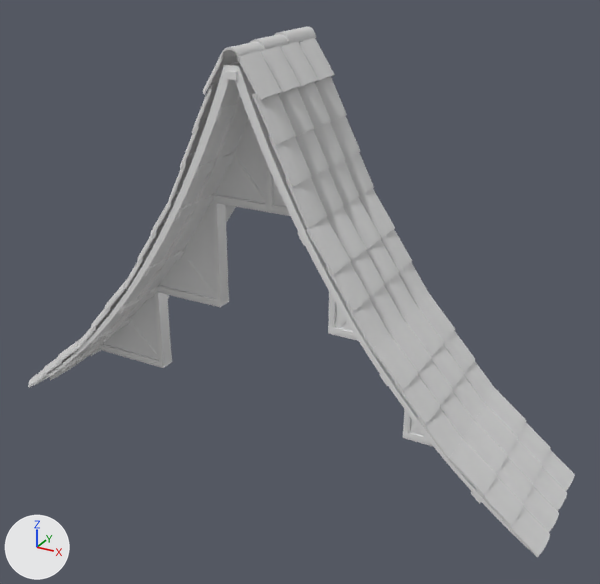
A saved change to the FBX model Assets/Models/Tileset_Casa/L_Roof_Frame_Brick.fbx.
One viewpoint serves both versions: a camera (50 mm lens) standing at (59.73, -14.16, 11.25) and looking at (51.97, -0.04, 4.19). Lighting does not change. The marker at lower left points along +X, +Y and +Z. Where no turn or scale is listed for an object, it has been applied to the vertices. Vertices at the same position are counted once.
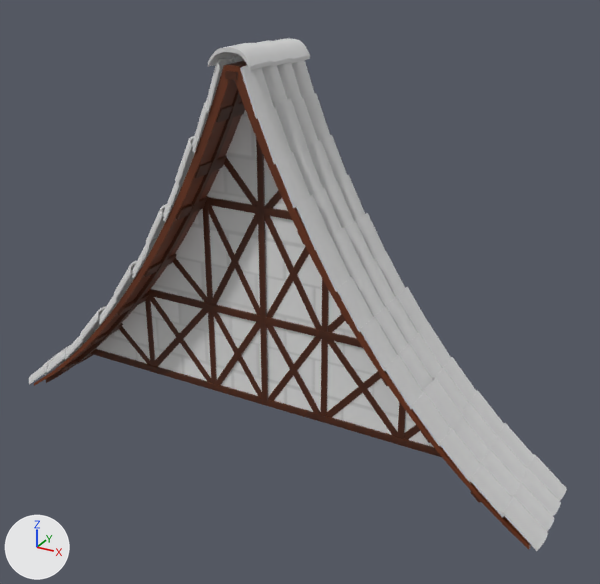
The newer file is also turned or shifted as a whole; pictures and numbers use the older file's frame.

Boxes (x1, y1, x2, y2) around the edits, measured in the pictures (600 x 584 px; the box of a moved part takes in the faces that stretch with it):
'Cube.025', deleted: before (28, 27, 575, 557)
'L_Roof_Frame_Brick', reshaped: before (34, 62, 530, 550); after (34, 60, 531, 550)
'Cube.013', added: after (29, 38, 567, 551)
'Cube.009', added (brown): after (91, 138, 442, 457)
'Cube.026', deleted: before (156, 202, 358, 341)
'Cube.014', deleted: before (99, 292, 433, 446)
'Cube.017', deleted: before (61, 71, 481, 504)
'Cube.010', added (brown): after (61, 71, 481, 503)
'Cube.016', deleted: before (212, 155, 290, 216)
part 1 of me_cube_148, moved or reshaped: before (91, 113, 423, 436); after (46, 61, 531, 550)
part 2 of me_cube_148, recoloured (grey to brown): (34, 65, 529, 549) in both
part 3 of me_cube_148, recoloured: before (50, 94, 243, 381); after (59, 92, 241, 376)

The change, as a list of edits to the scene's bpy script:
```text
Add img_l_roof_bf_png:
    img_l_roof_bf_png = load_image('L_Roof_BF.png', 'new/text/L_Roof_BF.png', 1024, 1024, 'sRGB')
Add img_l_wood_planks_png:
    img_l_wood_planks_png = load_image('L_Wood_Planks.png', 'new/text/L_Wood_Planks.png', 1024, 1024, 'sRGB')
Add img_l_roof_frame_png:
    img_l_roof_frame_png = load_image('L_Roof_Frame.png', 'new/text/L_Roof_Frame.png', 1024, 1024, 'sRGB')
Add mat_material_022:
    mat_material_022 = principled_material('Material.022')
    mat_material_022.texture = img_l_roof_bf_png
Add mat_material_018:
    mat_material_018 = principled_material('Material.018')
    mat_material_018.texture = img_l_wood_planks_png
Add mat_material_012:
    mat_material_012 = principled_material('Material.012')
    mat_material_012.texture = img_l_roof_frame_png
Change me_cube_148:
    used by ob_l_roof_frame_brick; location = (51.32, 0.0, 4.26)
    remove me_cube_148.from_pydata(...)  # 945 vertices, 981 faces; spans x -6.25..6.25, y -1.4..1.4, z -3.71..4.71
    remove me_cube_148.materials.append(mat_bricks_b_w_003)  # white #e7e7e7
    add me_cube_148.from_pydata(...)  # 929 vertices, 896 faces; spans x -6.25..6.25, y -1.4..0.68, z -3.71..4.71
    me_cube_148 part 1: 482 vertices moved from x -6.25..6.25, y -0.68..1.4, z -3.71..4.71 to x -6.25..6.25, y -1.0..0.68, z -3.71..4.71; 244 vertices removed from x -6.25..6.25, y -0.68..1.4, z -3.71..4.71; 228 vertices added at x -6.25..6.25, y -1.0..0.28, z -3.71..4.71
    me_cube_148 part 2: 262 faces spanning x -6.25..6.25, y -1.4..0.68, z -3.59..4.71 switch from mat_wood_005 (white #e7e7e7) to mat_material_022 (picture img_l_roof_bf_png)
    me_cube_148 part 3: 198 faces spanning x -6.25..6.25, y -1.0..0.68, z -3.71..4.62 switch from mat_wood_roof (white #e7e7e7) to mat_material_022 (picture img_l_roof_bf_png)
Add me_cube_046:
    me_cube_046.from_pydata(...)  # 5940 vertices, 5742 faces; spans x -6.52..6.48, y -1.12..1.12, z -4.07..4.55
    me_cube_046.materials.append(mat_roof)  # white #e7e7e7
Add me_cube_044:
    me_cube_044.from_pydata(...)  # 300 vertices, 300 faces; spans x -5.3..5.3, y -1.08..1.06, z -3.65..3.91
    me_cube_044.materials.append(mat_material_018)  # picture img_l_wood_planks_png
Add me_cube_043:
    me_cube_043.from_pydata(...)  # 719 vertices, 524 faces; spans x -5.25..5.19, y -0.16..0.15, z -2.24..5.26
    me_cube_043.materials.append(mat_material_012)  # picture img_l_roof_frame_png
Remove ob_cube_014:
    ob_cube_014 = bpy.data.objects.new('Cube.014', me_cube_147)
    ob_cube_014.location = (51.37, 0.0, 1.96)
Remove ob_cube_025:
    ob_cube_025 = bpy.data.objects.new('Cube.025', me_cube_157)
    ob_cube_025.location = (51.32, 0.0, 4.81)
Remove ob_cube_017:
    ob_cube_017 = bpy.data.objects.new('Cube.017', me_cube_151)
    ob_cube_017.location = (51.33, 0.01, 4.98)
Remove ob_cube_026:
    ob_cube_026 = bpy.data.objects.new('Cube.026', me_cube_195)
    ob_cube_026.location = (51.35, 0.0, 4.09)
Remove ob_cube_016:
    ob_cube_016 = bpy.data.objects.new('Cube.016', me_cube_150)
    ob_cube_016.location = (51.32, -0.01, 6.55)
Add ob_cube_013:
    ob_cube_013 = bpy.data.objects.new('Cube.013', me_cube_046)
    ob_cube_013.location = (51.32, -0.37, 4.75)
Add ob_cube_010:
    ob_cube_010 = bpy.data.objects.new('Cube.010', me_cube_044)
    ob_cube_010.location = (51.33, -0.35, 4.99)
Add ob_cube_009:
    ob_cube_009 = bpy.data.objects.new('Cube.009', me_cube_043)
    ob_cube_009.location = (51.35, -0.37, 3.71)
```
